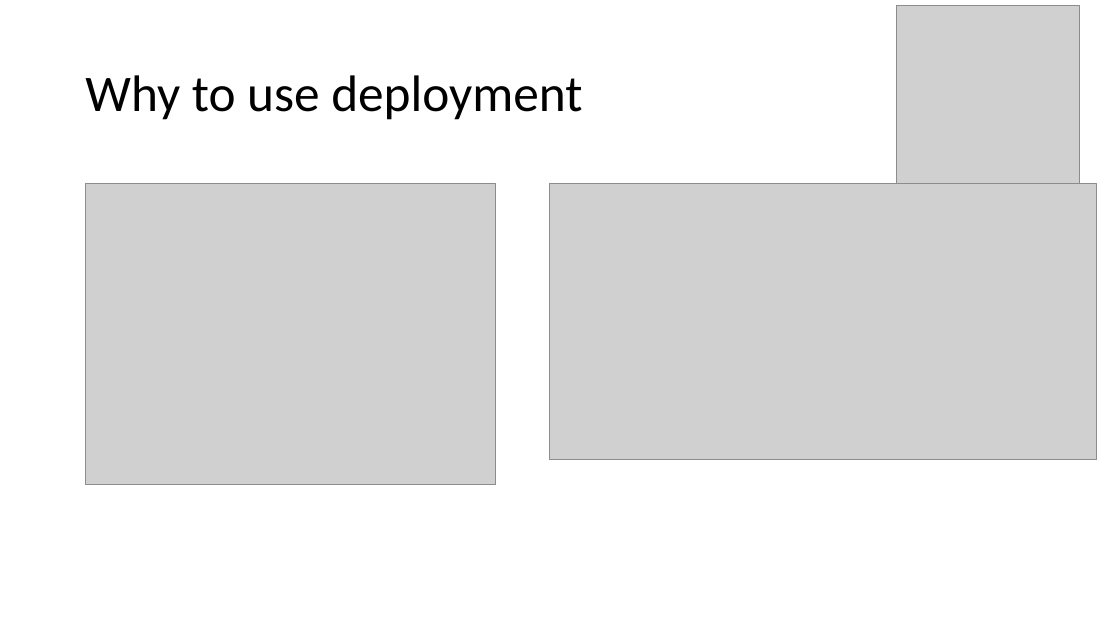
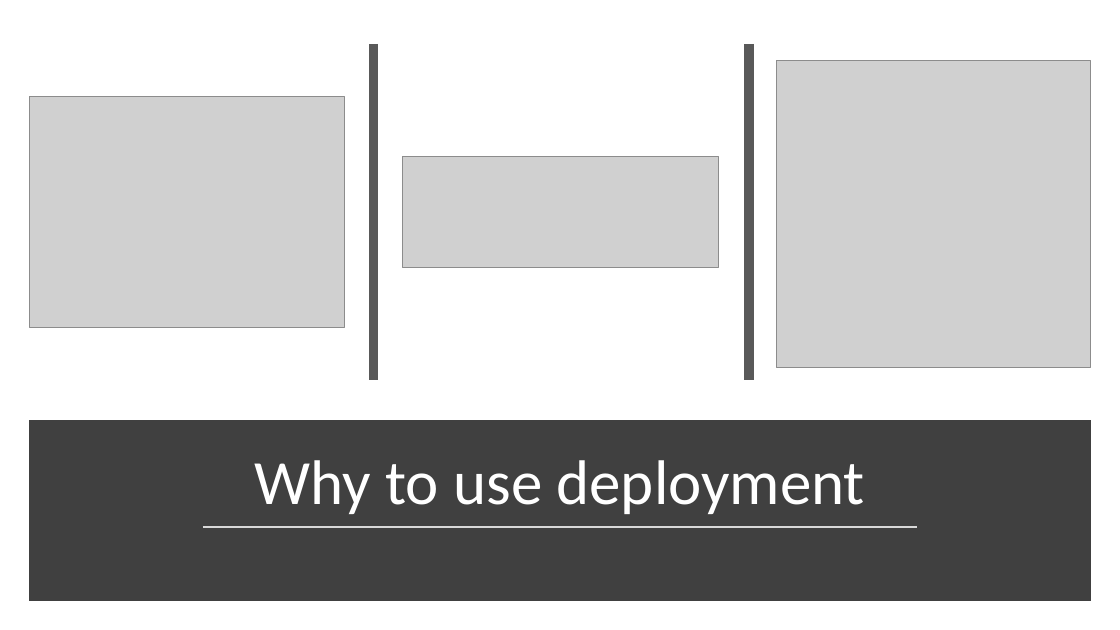
Before and after one commit to MohanRamadoss/kubernetes, a slide deck: slide 2 of 9-Deployment/Deployment.pptx. Drawn at 1120x630 pixels with LibreOffice and Linux fonts; fonts in the diff are those of the drawing; grey boxes stand for pictures. Boxes give left, top, right and bottom in pixels: in the first picture for what was removed or moved away, otherwise in the second. Text is boxed around its words. In the diff, an @@ line names an element or a change of style, - is before the commit and + after.

```diff
--- a/9-Deployment/Deployment.pptx
+++ b/9-Deployment/Deployment.pptx
@@ line added from (374, 44) to (374, 380), #595959 8 pt @@
@@ line added from (749, 44) to (749, 380), #595959 8 pt @@
@@ picture: place and size @@
-picture at (897,5,1080,183)
+picture at (776,60,1091,367)
@@ picture: place and size @@
-picture at (86,184,496,486)
+picture at (29,97,344,328)
@@ picture: place and size @@
-picture at (549,184,1096,460)
+picture at (403,156,718,267)
@@ rectangle added at (34,426,1086,596), fill #404040, outline #404040 10 pt @@
@@ title "Why to use deployment": place and size @@
-title "Why to use deployment" at (85,75,582,120)
+title "Why to use deployment" at (255,460,865,514)
@@ title "Why to use deployment" at (255,460,865,514): size 44 to 54 pt, text colour #000000 to #FFFFFF; alignment left to centre; vertical alignment middle to bottom @@
@@ line added from (203, 528) to (918, 528), #D9D9D9 1.75 pt @@
```
Also in this commit, not shown: 5 other slides changed, 1 slide added, 1 slide removed, 8 other files.
